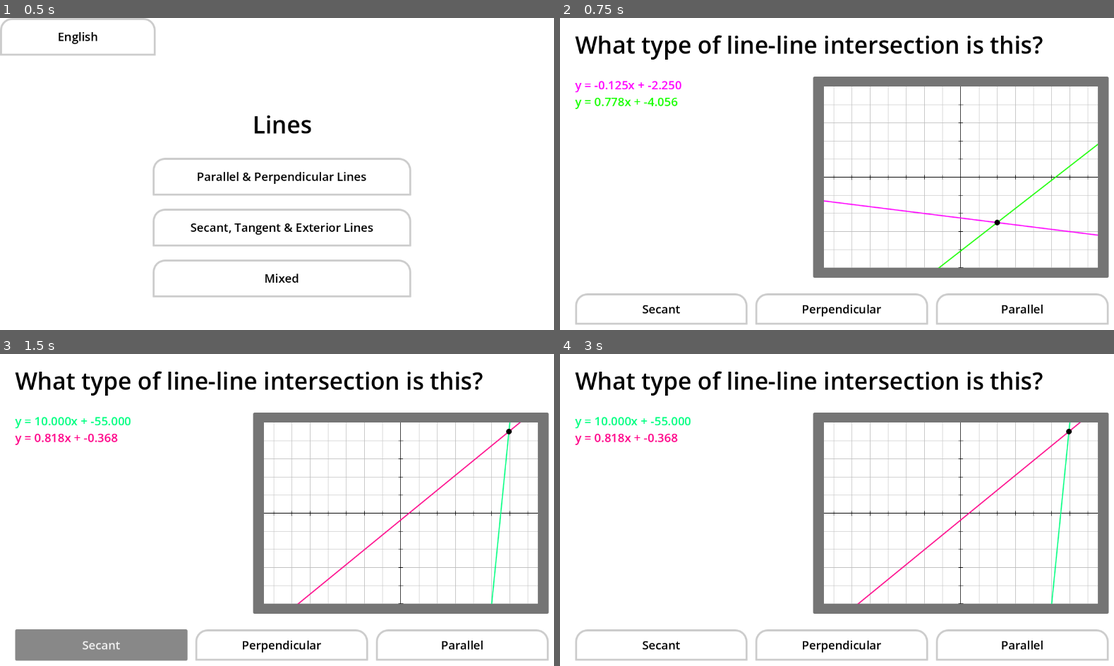
Above: before the commit, frames 1-4 (two rows, left to right).
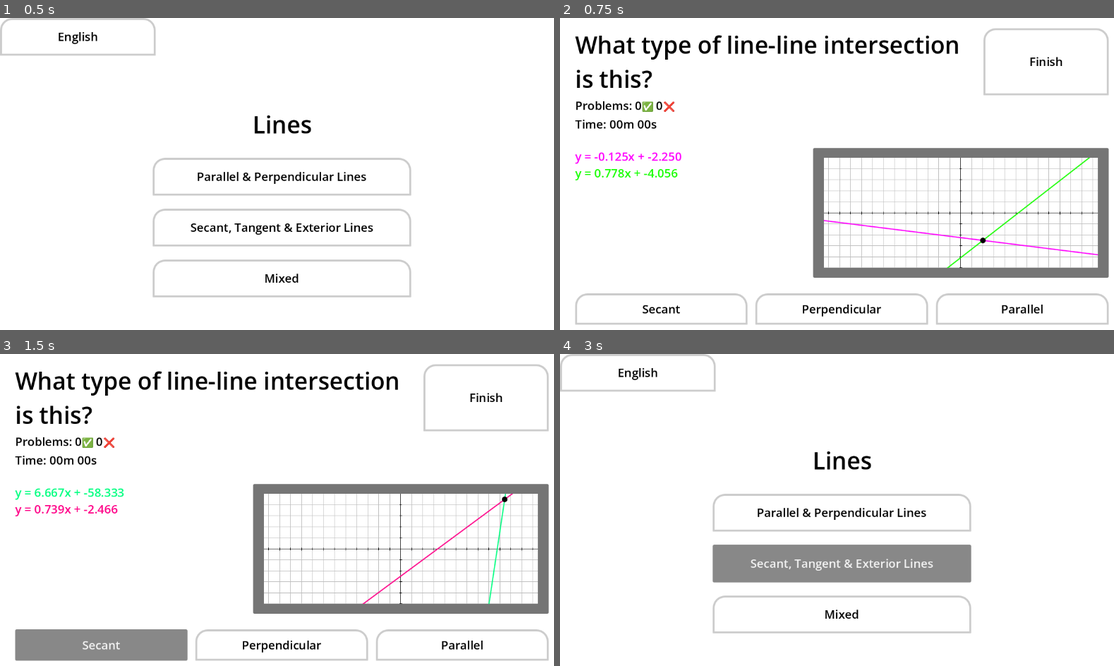
Above: after the commit, the same moments.

Repository: SalticHash/Lines
Game: Godot game, scene res://main_menu/main_menu.tscn
Same seed, same stepped clock (60 frames per second), same inputs: the game is played once before the commit and once after it.
Inputs (mouse positions are in pixels of both pictures, inside the frame that each line leads up to):
- Up to frame 1 (0.5 s): no input
- Up to frame 2 (0.75 s): click "Parallel & Perpendicular Lines" at 0.5 s
- Up to frame 3 (1.5 s): click "Secant" at 1.25 s
- Up to frame 4 (3 s): click (1047, 397) at 2 s, where only the run after the commit has a clickable "Finish"; click (842, 556) at 2.75 s, where only the run after the commit has a clickable "Go Back"

Frame 1 is identical in both runs. In frame 2, 10% of the frame differs, in the area x 2-100%, y 3-81%; in frame 3, 10%; in frame 4, 19%, in the area x 0-100%, y 0-99%.

Commit message:
Added results screen

Diff:
--- /dev/null
+++ b/finish/finish.gd
@@ -0,0 +1,15 @@
+extends Control
+
+
+func _ready() -> void:
+	%ProblemCount.text = TranslationServer.translate("problem_count") % [Global.right, Global.wrong]
+	update_time()
+
+func update_time():
+	var seconds: float = (Time.get_ticks_msec() - Global.start_time) / 1000.0
+	var minutes: float = seconds / 60.0
+	seconds = fmod(seconds, 60.0)
+	%Time.text = TranslationServer.translate("time") % [minutes, seconds]
+
+func _on_go_back_pressed() -> void:
+	get_tree().change_scene_to_file("res://main_menu/main_menu.tscn")
--- /dev/null
+++ b/finish/finish.tscn
@@ -0,0 +1,76 @@
+[gd_scene format=3 uid="uid://bc1t4oewvpwsu"]
+
+[ext_resource type="Script" uid="uid://cvydg07p88rnq" path="res://finish/finish.gd" id="1_hsrnd"]
+
+[sub_resource type="StyleBoxFlat" id="StyleBoxFlat_gx327"]
+bg_color = Color(1, 1, 1, 1)
+border_width_left = 4
+border_width_top = 4
+border_width_right = 4
+border_width_bottom = 4
+corner_radius_top_left = 24
+corner_radius_top_right = 24
+
+[sub_resource type="StyleBoxEmpty" id="StyleBoxEmpty_gx327"]
+
+[sub_resource type="Theme" id="Theme_87456"]
+default_font_size = 24
+Button/colors/font_color = Color(0, 0, 0, 1)
+Button/styles/normal = SubResource("StyleBoxFlat_gx327")
+Label/colors/font_color = Color(0, 0, 0, 1)
+Label/font_sizes/font_size = 48
+LineEdit/colors/caret_color = Color(0, 0, 0, 1)
+LineEdit/colors/font_color = Color(0, 0, 0, 1)
+LineEdit/colors/font_placeholder_color = Color(0, 0, 0, 0.39215687)
+LineEdit/colors/font_selected_color = Color(0, 0, 0, 1)
+LineEdit/colors/selection_color = Color(0, 0.40392157, 1, 0.4745098)
+LineEdit/styles/normal = SubResource("StyleBoxEmpty_gx327")
+RichTextLabel/colors/default_color = Color(0, 0, 0, 1)
+
+[node name="Finish" type="Control" unique_id=1317585244]
+layout_mode = 3
+anchors_preset = 15
+anchor_right = 1.0
+anchor_bottom = 1.0
+grow_horizontal = 2
+grow_vertical = 2
+theme = SubResource("Theme_87456")
+script = ExtResource("1_hsrnd")
+
+[node name="VBoxContainer" type="VBoxContainer" parent="." unique_id=1714274138]
+layout_mode = 1
+anchors_preset = 8
+anchor_left = 0.5
+anchor_top = 0.5
+anchor_right = 0.5
+anchor_bottom = 0.5
+offset_left = -453.0
+offset_top = -134.0
+offset_right = 453.0
+offset_bottom = 134.0
+grow_horizontal = 2
+grow_vertical = 2
+alignment = 1
+
+[node name="ProblemCount" type="Label" parent="VBoxContainer" unique_id=295056865]
+unique_name_in_owner = true
+layout_mode = 2
+size_flags_vertical = 3
+theme_override_font_sizes/font_size = 42
+text = "Problems: 0✅ 0❌"
+vertical_alignment = 1
+
+[node name="Time" type="Label" parent="VBoxContainer" unique_id=1421537350]
+unique_name_in_owner = true
+layout_mode = 2
+size_flags_vertical = 3
+theme_override_font_sizes/font_size = 42
+text = "Time: 1m 20s"
+vertical_alignment = 1
+
+[node name="GoBack" type="Button" parent="VBoxContainer" unique_id=350270400]
+layout_mode = 2
+size_flags_vertical = 3
+text = "go_back"
+
+[connection signal="pressed" from="VBoxContainer/GoBack" to="." method="_on_go_back_pressed"]
--- a/global.gd
+++ b/global.gd
@@ -6,3 +6,6 @@
 	Mixed
 }
 var mode: Modes = Modes.LineLine
+var right: int = 0
+var wrong: int = 0
+var start_time: int = -1
--- a/question/question.gd
+++ b/question/question.gd
@@ -27,6 +27,12 @@
 var problem: ProblemType
 var answer: int
 func _ready() -> void:
+	Global.start_time = Time.get_ticks_msec()
+	Global.right = 0
+	Global.wrong = 0
+	%ProblemCount.text = TranslationServer.translate("problem_count") % [0, 0]
+	update_time()
+	%Finish.pressed.connect(finish)
 	%Button1.pressed.connect(answered.bind(0))
 	%Button2.pressed.connect(answered.bind(1))
 	%Button3.pressed.connect(answered.bind(2))
@@ -159,8 +165,22 @@
 	"\n" + "[color=%s]%s[/color]" % [line2.color.to_html(), str(line2)]
 
 func answered(option: int) -> void:
+	%ProblemCount.text = TranslationServer.translate("problem_count") % [Global.right, Global.wrong]
 	if option == answer:
 		$Correct.play()
+		Global.right += 1
 	else:
 		$Wrong.play()
+		Global.wrong += 1
 	generate_problem()
+
+func _process(_delta: float) -> void:
+	update_time()
+func update_time():
+	var seconds: float = (Time.get_ticks_msec() - Global.start_time) / 1000.0
+	var minutes: float = seconds / 60.0
+	seconds = fmod(seconds, 60.0)
+	%Time.text = TranslationServer.translate("time") % [minutes, seconds]
+
+func finish():
+	get_tree().change_scene_to_file("res://finish/finish.tscn")
--- a/question/question.tscn
+++ b/question/question.tscn
@@ -62,10 +62,39 @@
 grow_vertical = 2
 theme_override_constants/separation = 32
 
-[node name="Title" type="Label" parent="VBoxContainer" unique_id=359418146]
+[node name="HBoxContainer3" type="VBoxContainer" parent="VBoxContainer" unique_id=1831535312]
+layout_mode = 2
+
+[node name="HBoxContainer" type="HBoxContainer" parent="VBoxContainer/HBoxContainer3" unique_id=472086882]
+layout_mode = 2
+
+[node name="Title" type="Label" parent="VBoxContainer/HBoxContainer3/HBoxContainer" unique_id=359418146]
 unique_name_in_owner = true
+custom_minimum_size = Vector2(128, 0)
 layout_mode = 2
+size_flags_horizontal = 3
 text = "¿La linea es perpendicular?"
+autowrap_mode = 2
+
+[node name="Finish" type="Button" parent="VBoxContainer/HBoxContainer3/HBoxContainer" unique_id=515317462]
+unique_name_in_owner = true
+custom_minimum_size = Vector2(256, 0)
+layout_mode = 2
+text = "finish"
+
+[node name="ProblemCount" type="Label" parent="VBoxContainer/HBoxContainer3" unique_id=839846710]
+unique_name_in_owner = true
+custom_minimum_size = Vector2(128, 0)
+layout_mode = 2
+theme_override_font_sizes/font_size = 24
+text = "Problems: 0✅ 0❌"
+
+[node name="Time" type="Label" parent="VBoxContainer/HBoxContainer3" unique_id=452674693]
+unique_name_in_owner = true
+custom_minimum_size = Vector2(128, 0)
+layout_mode = 2
+theme_override_font_sizes/font_size = 24
+text = "Time: 1m 20s"
 
 [node name="HBoxContainer" type="HBoxContainer" parent="VBoxContainer" unique_id=709655124]
 layout_mode = 2
--- a/translation/translation.csv
+++ b/translation/translation.csv
@@ -12,3 +12,8 @@
 circle_line_option1	Secant	Secante
 circle_line_option2	Tangent	Tangente
 circle_line_option3	Exterior	Externa
+
+problem_count	Problems: %d✅ %d❌	Problemas: %d✅ %d❌
+time	Time: %02dm %02ds	Tiempo: %02dm %02ds
+finish	Finish	Terminar
+go_back	Go Back	Volver
Not shown, added: finish/finish.gd.uid
Binary file changed: translation/translation.en.translation
Binary file changed: translation/translation.es.translation
